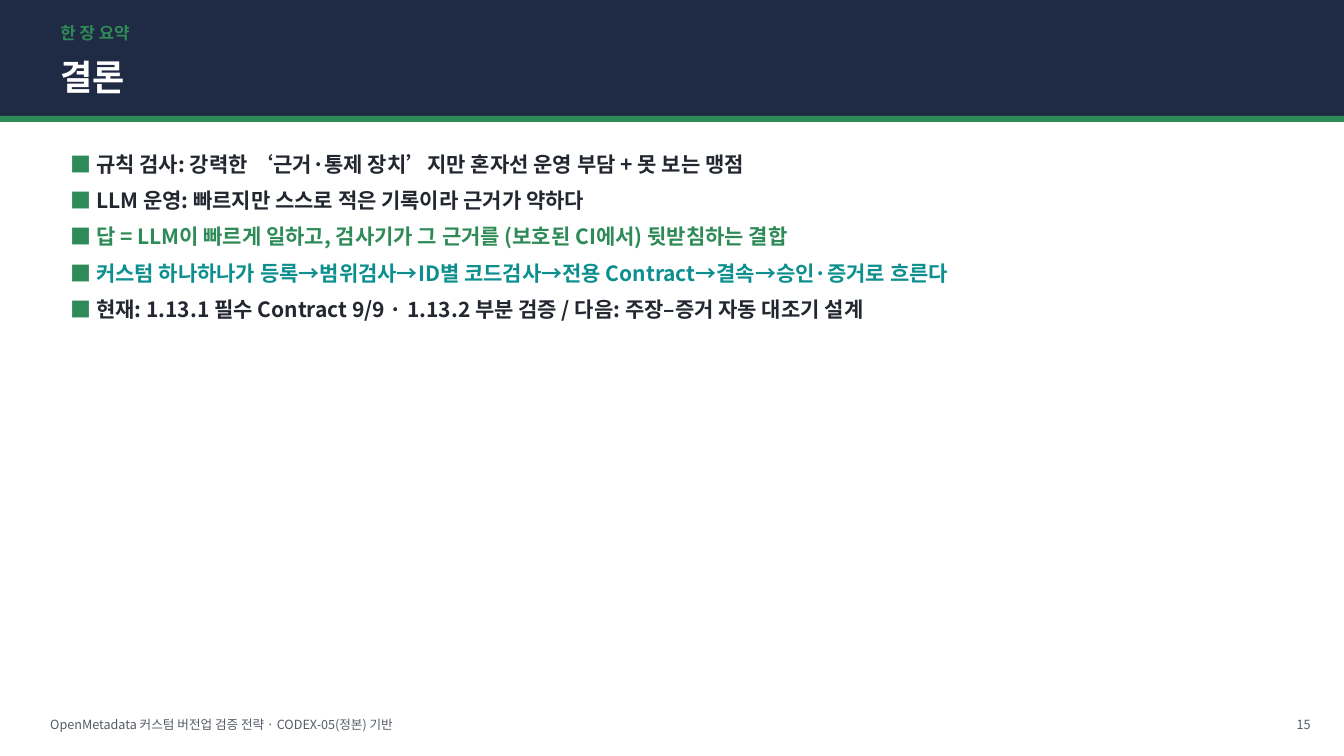
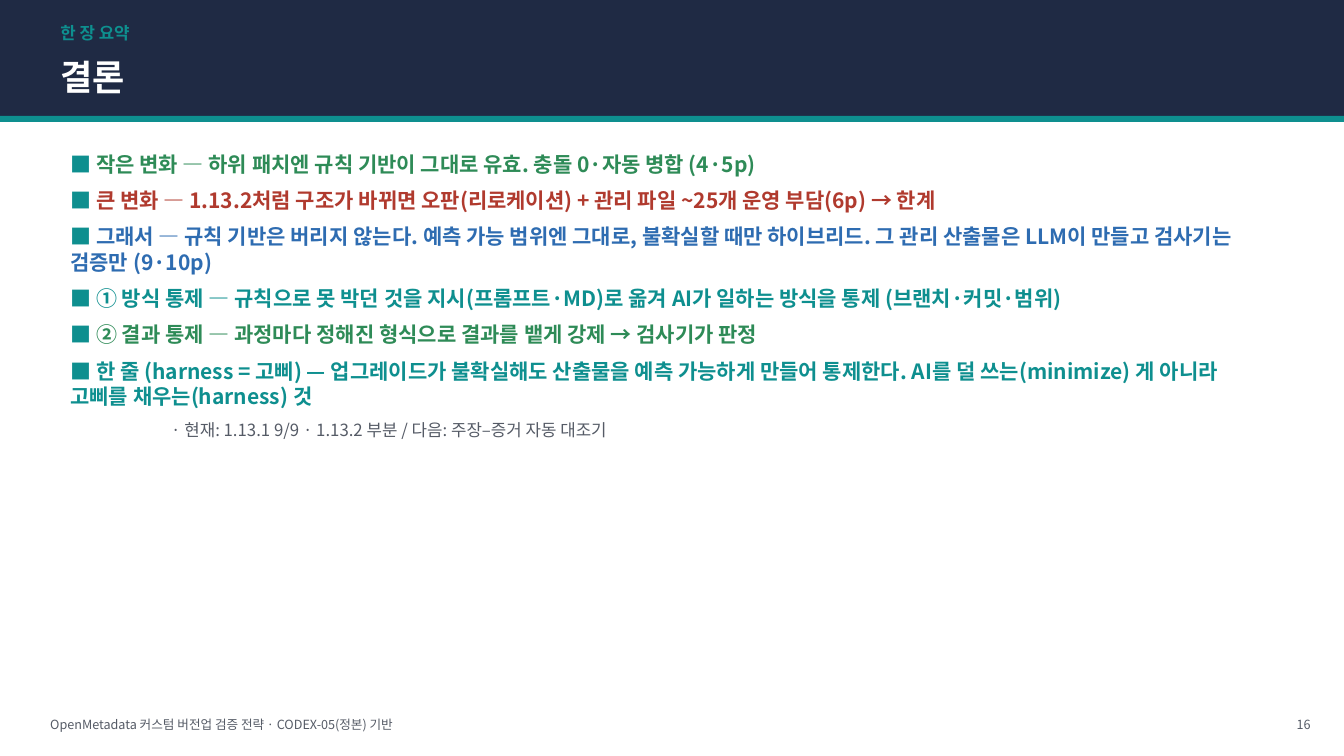
Before and after one commit to easyseop/openmetadata-lab-docs, a slide deck: slide 16 of docs/CODEX-05-전략발표.pptx (slide 15 before the commit). Drawn at 1344x756 pixels with LibreOffice and Linux fonts; fonts in the diff are those of the drawing. Boxes give left, top, right and bottom in pixels: in the first picture for what was removed or moved away, otherwise in the second. Text is boxed around its words. In the diff, an @@ line names an element or a change of style, - is before the commit and + after.

```diff
--- a/docs/CODEX-05-전략발표.pptx
+++ b/docs/CODEX-05-전략발표.pptx
@@ text "한 장 요약" at <box>60,25,130,41</box>: text colour #2E8B57 to #0E8F8F @@
@@ rectangle at <box>0,116,1344,122</box>: fill #2E8B57 to #0E8F8F @@
@@ text at <box>70,154,1231,439</box>: text changed; text colour #222730 to #0E8F8F @@
-■ 규칙 검사: 강력한 ‘근거·통제 장치’지만 혼자선 운영 부담 + 못 보는 맹점
-■ LLM 운영: 빠르지만 스스로 적은 기록이라 근거가 약하다
-■ 답 = LLM이 빠르게 일하고, 검사기가 그 근거를 (보호된 CI에서) 뒷받침하는 결합
-■ 커스텀 하나하나가 등록→범위검사→ID별 코드검사→전용 Contract→결속→승인·증거로 흐른다
-■ 현재: 1.13.1 필수 Contract 9/9 · 1.13.2 부분 검증 / 다음: 주장–증거 자동 대조기 설계
+■ 작은 변화 — 하위 패치엔 규칙 기반이 그대로 유효. 충돌 0·자동 병합 (4·5p)
+■ 큰 변화 — 1.13.2처럼 구조가 바뀌면 오판(리로케이션) + 관리 파일 ~25개 운영 부담(6p) → 한계
+■ 그래서 — 규칙 기반은 버리지 않는다. 예측 가능 범위엔 그대로, 불확실할 때만 하이브리드. 그 관리 산출물은 LLM이 만들고 검사기는 검증만 (9·10p)
+■ ① 방식 통제 — 규칙으로 못 박던 것을 지시(프롬프트·MD)로 옮겨 AI가 일하는 방식을 통제 (브랜치·커밋·범위)
+■ ② 결과 통제 — 과정마다 정해진 형식으로 결과를 뱉게 강제 → 검사기가 판정
+■ 한 줄 (harness = 고삐) — 업그레이드가 불확실해도 산출물을 예측 가능하게 만들어 통제한다. AI를 덜 쓰는(minimize) 게 아니라 고삐를 채우는(harness) 것
+    · 현재: 1.13.1 9/9 · 1.13.2 부분 / 다음: 주장–증거 자동 대조기
```
Also in this commit, not shown: 13 other slides changed, 2 slides added, 1 slide removed, 2 other files.
